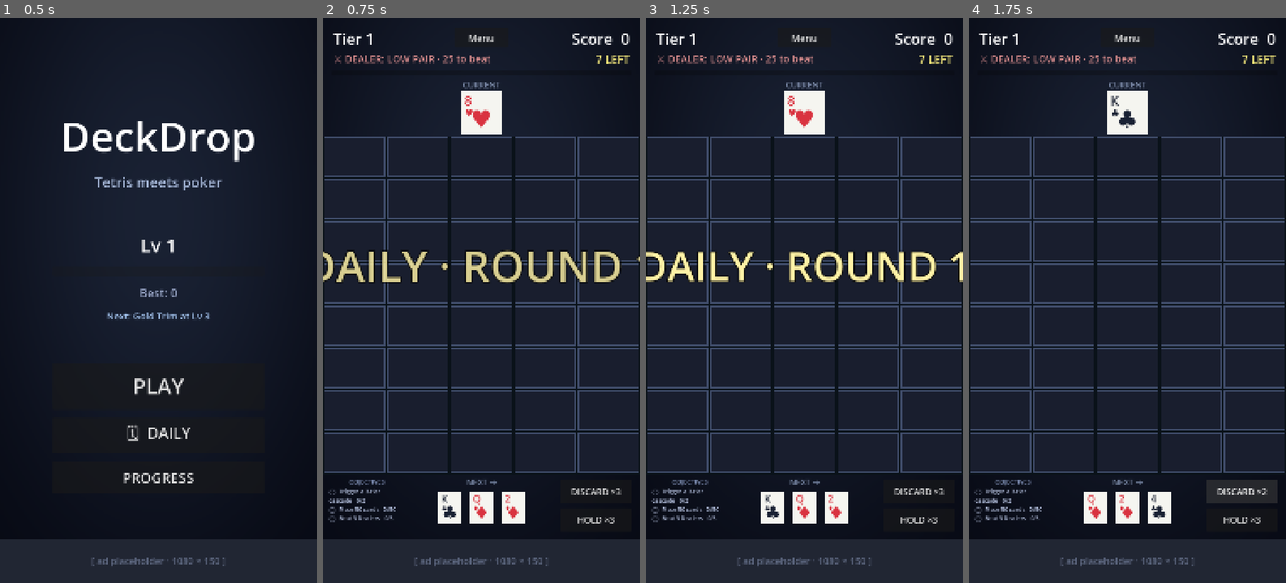
Above: before the commit, frames 1-4 (left to right).
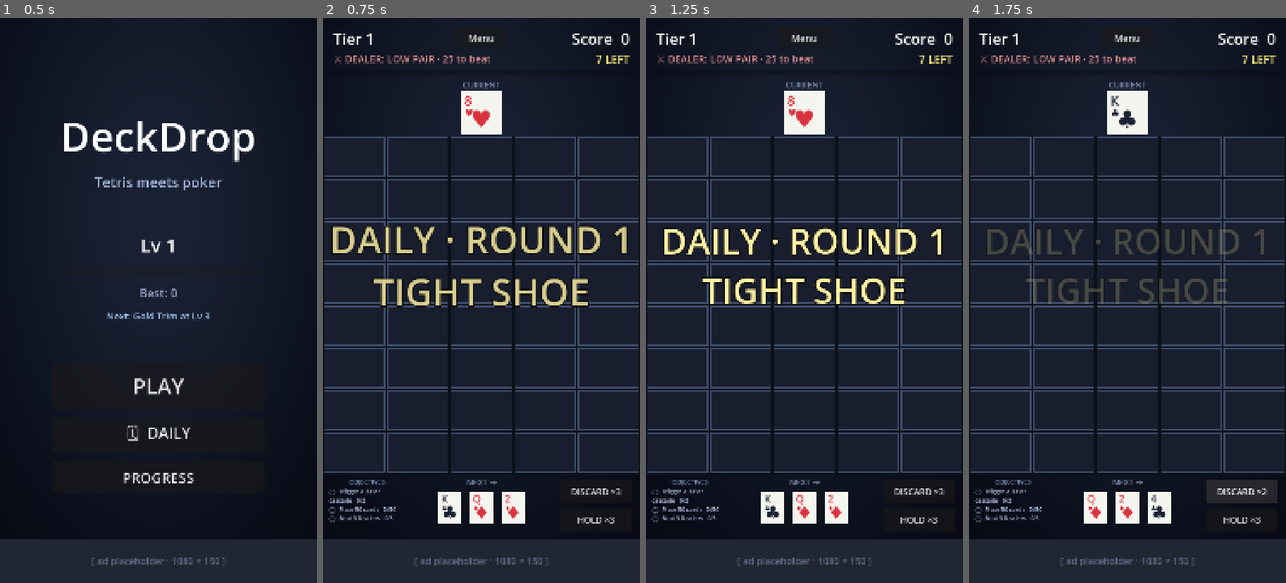
Above: after the commit, the same moments.

Repository: KrisCagle/Godot-CardStack
Game: Godot game, scene res://scenes/Title.tscn
Two runs of this game, one before a commit and one after it. Both use one fixed random seed, a clock stepped at 60 frames per second and the inputs below.
Inputs:
- Up to frame 1 (0.5 s): no input
- Up to frame 2 (0.75 s): click "🗓 DAILY" at 0.5 s
- Up to frame 3 (1.25 s): no input
- Up to frame 4 (1.75 s): click "DISCARD ×3" at 1.25 s

Frame 1 is identical in both runs. In frame 2, 5.6% of the frame differs, in the area x 0-100%, y 36-52%; in frame 3, 5.5%; in frame 4, 2.1%.

Commit message:
Add run modifiers (Balatro-style per-run mutators)
8 modifiers defined in scripts/modifiers.gd, each tweaking 1-2
game-feel knobs. Standard mode rolls one random at run start; daily
mode picks deterministically from today's date hash (every player gets
the same modifier on the same daily).

Modifier pool:
  Hot Combo     — combo timer 2s, +50% per combo step
  Power Surge   — +30% base score
  Steady Hand   — combos OFF, +50% base
  Joker Wild    — specials 3× as often, mostly Jokers
  Bomb Squad    — specials 3×, mostly Bombs, +15% base
  Tight Shoe    — specials 0.5×, +20% base
  Wild Round    — dealer rounds 7 cards, +25% base
  Cascade King  — cascade tiers +50% stronger each step

Game.gd now tracks 8 _active_* live values that pick up modifier
overrides at run start in _apply_modifier. All references to the
underlying constants (COMBO_TIME_MAX, COMBO_INCREMENT, ROUND_LENGTH)
were redirected to their _active_* counterparts so the modifier
actually moves the dials:
  - _combo_timer set to _active_combo_time after each placement
  - cascade tier_mult uses (0.5 + _active_cascade_tier_bonus)
  - per-hand earned multiplied by _active_base_mult
  - _draw_card_with_specials uses _active_special_rate_mult +
    _active_joker_ratio
  - dealer round length + counter display use _active_round_length
  - _update_combo_state short-circuits when _combos_disabled, sets
    combo to 0; combo bar shows "COMBOS OFF" subtitle

Visibility: round splash now supports a subtitle line — modifier
name shows under "ROUND 1" on game start (e.g., "ROUND 1\nHOT COMBO").
Game-over panel appends "Modifier: <name>" to the best-hand line.

Modifier name lookup via Modifiers.by_id(); next round (Round 2+)
splash continues to show "ROUND N" only — modifier persists silently
through the run.

Diff:
--- a/DeckDrop/scripts/game.gd
+++ b/DeckDrop/scripts/game.gd
@@ -98,6 +98,20 @@
 var _objective_progress: Dictionary = {}
 var _objective_completed: Dictionary = {}
 var _objective_xp_earned: int = 0
+
+# Per-run modifier rolled in _start_new_game (or picked deterministically for
+# daily mode). _active_* live values reflect modifier overrides on top of the
+# constant defaults so the rest of the file can read live values without
+# remembering "did the modifier touch this?"
+var _modifier: Dictionary = {}
+var _active_combo_time: float = COMBO_TIME_MAX
+var _active_combo_increment: float = COMBO_INCREMENT
+var _active_round_length: int = ROUND_LENGTH
+var _active_base_mult: float = 1.0
+var _active_special_rate_mult: float = 1.0
+var _active_joker_ratio: float = 0.6
+var _active_cascade_tier_bonus: float = 0.0
+var _combos_disabled: bool = false
 
 var _shake_tween: Tween = null
 var _shake_orig: Vector2 = Vector2.ZERO
@@ -156,6 +170,11 @@
 		_objective_progress[obj.id] = 0
 		_objective_completed[obj.id] = false
 	_objective_xp_earned = 0
+	if MatchState.is_daily():
+		_modifier = Modifiers.for_daily(MatchState.daily_date)
+	else:
+		_modifier = Modifiers.roll_random()
+	_apply_modifier(_modifier)
 	if _score_tween != null and _score_tween.is_valid():
 		_score_tween.kill()
 	_preview.clear()
@@ -166,7 +185,8 @@
 	game_over_panel.hide_summary()
 	_refresh()
 	var splash_prefix := "DAILY · " if MatchState.is_daily() else ""
-	_show_round_splash("%sROUND 1" % splash_prefix)
+	var splash_subtitle: String = String(_modifier.get("name", "")).to_upper()
+	_show_round_splash("%sROUND 1" % splash_prefix, splash_subtitle)
 
 
 func _process(delta: float) -> void:
@@ -207,13 +227,13 @@
 		return
 
 	_round_placements += 1
-	if _round_placements >= ROUND_LENGTH:
+	if _round_placements >= _active_round_length:
 		await _evaluate_round()
 		if _game_over:
 			return
 
 	_advance_queue()
-	_combo_timer = COMBO_TIME_MAX
+	_combo_timer = _active_combo_time
 	_refresh()
 	_is_animating = false
 
@@ -242,7 +262,7 @@
 
 func _process_cascades() -> void:
 	var cascade_tier := 0
-	var combo_mult := 1.0 + float(maxi(0, _combo - 1)) * COMBO_INCREMENT
+	var combo_mult := 1.0 + float(maxi(0, _combo - 1)) * _active_combo_increment
 	while true:
 		var groups: Array = playfield.find_scoring_groups()
 		if groups.is_empty():
@@ -253,13 +273,13 @@
 		_update_objective("max_cascade", cascade_tier)
 		if cascade_tier >= 3:
 			_try_achievement("triple_cascade")
-		var tier_mult := 1.0 + float(cascade_tier - 1) * 0.5
+		var tier_mult := 1.0 + float(cascade_tier - 1) * (0.5 + _active_cascade_tier_bonus)
 		if cascade_tier >= 2:
 			_shake(7.0, 0.18)
 
 		var all_cells: Array = []
 		for g in groups:
-			var earned := int(round(float(g.score) * tier_mult * combo_mult))
+			var earned := int(round(float(g.score) * tier_mult * combo_mult * _active_base_mult))
 			score += earned
 			all_cells.append_array(g.cells)
 
@@ -394,6 +414,7 @@
 		"leveled_up": bool(add_result.get("leveled_up", false)),
 		"objectives_completed": _completed_objective_count(),
 		"objectives_total": _objectives.size(),
+		"modifier_name": String(_modifier.get("name", "")),
 	})
 
 
@@ -443,12 +464,12 @@
 
 
 func _draw_card_with_specials() -> Card:
-	var chance := _special_chance_for_tier(_tier)
+	var chance := _special_chance_for_tier(_tier) * _active_special_rate_mult
 	# Use the seeded _specials_rng so daily-mode special placements are
 	# deterministic too — without this, two players on the same daily seed
 	# could see different Joker/Bomb positions.
 	if _specials_rng.randf() < chance:
-		if _specials_rng.randf() < 0.6:
+		if _specials_rng.randf() < _active_joker_ratio:
 			return Card.make_joker()
 		return Card.make_bomb()
 	return _deck.draw_card()
@@ -486,13 +507,13 @@
 	await get_tree().create_timer(0.30).timeout
 
 	_round_placements += 1
-	if _round_placements >= ROUND_LENGTH:
+	if _round_placements >= _active_round_length:
 		await _evaluate_round()
 		if _game_over:
 			return
 
 	_advance_queue()
-	_combo_timer = COMBO_TIME_MAX
+	_combo_timer = _active_combo_time
 	_refresh()
 	_is_animating = false
 
@@ -514,6 +535,9 @@
 # Bumps combo, plays SFX on first crossing into ≥2, claims Hot Streak at ≥5,
 # and updates the lifetime highest_combo stat.
 func _update_combo_state() -> void:
+	if _combos_disabled:
+		_combo = 0
+		return
 	if _combo_timer > 0.0:
 		_combo += 1
 		if _combo == 2:
@@ -680,6 +704,18 @@
 		_refresh_objectives()
 
 
+func _apply_modifier(mod: Dictionary) -> void:
+	_active_combo_time = float(mod.get("combo_time", COMBO_TIME_MAX))
+	_active_combo_increment = COMBO_INCREMENT * float(mod.get("combo_increment_mult", 1.0))
+	_active_round_length = int(mod.get("round_length", ROUND_LENGTH))
+	_active_base_mult = float(mod.get("base_mult", 1.0))
+	_active_special_rate_mult = float(mod.get("special_rate_mult", 1.0))
+	_active_joker_ratio = float(mod.get("joker_ratio", 0.6))
+	_active_cascade_tier_bonus = float(mod.get("cascade_mult_bonus", 0.0))
+	_combos_disabled = bool(mod.get("combos_off", false))
+	print("[mod] %s — %s" % [String(mod.get("name", "?")), String(mod.get("description", ""))])
+
+
 func _on_objective_complete(obj: Dictionary) -> void:
 	var xp_reward: int = int(obj.xp)
 	SaveData.add_xp(xp_reward)
@@ -710,7 +746,7 @@
 	var dealer_name: String = String(_dealer_target.get("name", "?"))
 	var dealer_score: int = int(_dealer_target.get("score", 0))
 	dealer_info_label.text = "⚔ DEALER: %s · %d to beat" % [dealer_name.to_upper(), dealer_score]
-	var left := ROUND_LENGTH - _round_placements
+	var left := _active_round_length - _round_placements
 	round_counter_label.text = "%d LEFT" % left
 	if left <= 1:
 		round_counter_label.modulate = Color(1.0, 0.4, 0.45)
@@ -721,15 +757,17 @@
 
 
 func _refresh_combo_display() -> void:
-	combo_bar.max_value = COMBO_TIME_MAX
+	combo_bar.max_value = _active_combo_time
 	combo_bar.value = _combo_timer
-	var alive := _combo_timer > 0.0
+	var alive := _combo_timer > 0.0 and not _combos_disabled
 	if alive and _combo > 1:
 		combo_label.text = "COMBO ×%d" % _combo
+	elif _combos_disabled:
+		combo_label.text = "COMBOS OFF"
 	else:
 		combo_label.text = ""
 
-	var ratio := _combo_timer / COMBO_TIME_MAX if COMBO_TIME_MAX > 0.0 else 0.0
+	var ratio := _combo_timer / _active_combo_time if _active_combo_time > 0.0 else 0.0
 	var fill: Color
 	if ratio > 0.66:
 		fill = Color(0.40, 0.85, 0.55, 1.0)
@@ -748,7 +786,7 @@
 func _apply_placement_bonuses(col: int, row: int, placed: Card) -> void:
 	if placed == null or placed.is_joker:
 		return
-	var combo_mult := 1.0 + float(maxi(0, _combo - 1)) * COMBO_INCREMENT
+	var combo_mult := 1.0 + float(maxi(0, _combo - 1)) * _active_combo_increment
 
 	var adj_raw := _adjacency_bonus(col, row, placed)
 	var squares: Array = playfield.find_same_suit_squares_at(col, row)
@@ -1017,13 +1055,17 @@
 		t.finished.connect(glow.queue_free)
 
 
-func _show_round_splash(text: String) -> void:
+func _show_round_splash(text: String, subtitle: String = "") -> void:
+	var full := text
+	if not subtitle.is_empty():
+		full = "%s\n%s" % [text, subtitle]
 	var splash := Label.new()
-	splash.text = text
-	splash.add_theme_font_size_override("font_size", 140)
+	splash.text = full
+	splash.add_theme_font_size_override("font_size", 120)
 	splash.add_theme_color_override("font_color", Color(1.0, 0.95, 0.65))
 	splash.add_theme_color_override("font_outline_color", Color(0, 0, 0, 0.95))
 	splash.add_theme_constant_override("outline_size", 16)
+	splash.horizontal_alignment = HORIZONTAL_ALIGNMENT_CENTER
 	splash.z_index = 150
 	splash.mouse_filter = Control.MOUSE_FILTER_IGNORE
 	add_child(splash)
@@ -1038,7 +1080,7 @@
 	t.tween_property(splash, "scale", Vector2(1.0, 1.0), 0.30) \
 		.set_trans(Tween.TRANS_BACK).set_ease(Tween.EASE_OUT)
 	t.tween_property(splash, "modulate:a", 1.0, 0.20)
-	t.tween_property(splash, "modulate:a", 0.0, 0.40).set_delay(0.70)
+	t.tween_property(splash, "modulate:a", 0.0, 0.40).set_delay(0.85)
 
 	await t.finished
 	splash.queue_free()
--- a/DeckDrop/scripts/game_over_panel.gd
+++ b/DeckDrop/scripts/game_over_panel.gd
@@ -62,6 +62,13 @@
 	else:
 		xp_label.text = "+%d XP   (%s)" % [xp_gained, ", ".join(bonus_parts)]
 
+	var modifier_name: String = String(data.get("modifier_name", ""))
+	if not modifier_name.is_empty():
+		# Append modifier to best-hand line in a softer color (since BestHandLabel
+		# is the only easy-to-augment label) — keeps panel layout untouched.
+		var current_text := best_hand_label.text
+		best_hand_label.text = "%s\nModifier: %s" % [current_text, modifier_name]
+
 	var leveled_up: bool = bool(data.get("leveled_up", false))
 	var prev: int = int(data.get("previous_level", 0))
 	var new_lvl: int = int(data.get("new_level", 0))
--- /dev/null
+++ b/DeckDrop/scripts/modifiers.gd
@@ -0,0 +1,77 @@
+class_name Modifiers
+extends RefCounted
+## Per-run modifiers — a single mutator rolled at the start of each run that
+## tweaks one or two game-feel knobs. Daily mode picks deterministically from
+## today's date; standard mode rolls random.
+##
+## Modifier dict fields (all optional, default = no effect):
+##   combo_time            — override the combo timer duration (seconds)
+##   combo_increment_mult  — multiply COMBO_INCREMENT (per-combo bonus step)
+##   combos_off            — disable the combo system entirely
+##   base_mult             — multiply all hand scoring (post-combo, post-tier)
+##   special_rate_mult     — multiply Joker/Bomb spawn rate
+##   joker_ratio           — chance a special is a Joker (default 0.6 in game.gd)
+##   round_length          — override placements per dealer round
+##   cascade_mult_bonus    — extra +X added to per-cascade-tier multiplier
+
+const POOL := [
+	{
+		"id": "hot_combo", "name": "Hot Combo",
+		"description": "Combo timer 2s. +50% per combo step.",
+		"combo_time": 2.0, "combo_increment_mult": 1.5,
+	},
+	{
+		"id": "power_surge", "name": "Power Surge",
+		"description": "+30% base score on every hand.",
+		"base_mult": 1.30,
+	},
+	{
+		"id": "steady_hand", "name": "Steady Hand",
+		"description": "Combos OFF, +50% base score.",
+		"combos_off": true, "base_mult": 1.50,
+	},
+	{
+		"id": "joker_wild", "name": "Joker Wild",
+		"description": "Specials 3× as often, mostly Jokers.",
+		"special_rate_mult": 3.0, "joker_ratio": 0.85,
+	},
+	{
+		"id": "bomb_squad", "name": "Bomb Squad",
+		"description": "Specials 3× as often, mostly Bombs. +15% base.",
+		"special_rate_mult": 3.0, "joker_ratio": 0.15, "base_mult": 1.15,
+	},
+	{
+		"id": "tight_shoe", "name": "Tight Shoe",
+		"description": "Specials half as often. +20% base score.",
+		"special_rate_mult": 0.5, "base_mult": 1.20,
+	},
+	{
+		"id": "wild_round", "name": "Wild Round",
+		"description": "Dealer rounds only 7 cards. +25% base.",
+		"round_length": 7, "base_mult": 1.25,
+	},
+	{
+		"id": "cascade_king", "name": "Cascade King",
+		"description": "Cascade tiers +50% stronger each step.",
+		"cascade_mult_bonus": 0.5,
+	},
+]
+
+
+# Random modifier for a standard run. Always returns one (no "none" option).
+static func roll_random() -> Dictionary:
+	var idx := randi() % POOL.size()
+	return POOL[idx].duplicate(true)
+
+
+# Deterministic modifier for a given date (daily mode).
+static func for_daily(date_str: String) -> Dictionary:
+	var idx := absi(date_str.hash()) % POOL.size()
+	return POOL[idx].duplicate(true)
+
+
+static func by_id(id: String) -> Dictionary:
+	for m in POOL:
+		if String(m.id) == id:
+			return m.duplicate(true)
+	return {}
Not shown, added: DeckDrop/scripts/modifiers.gd.uid
Not shown, added: DeckDrop/scripts/objectives.gd.uid
